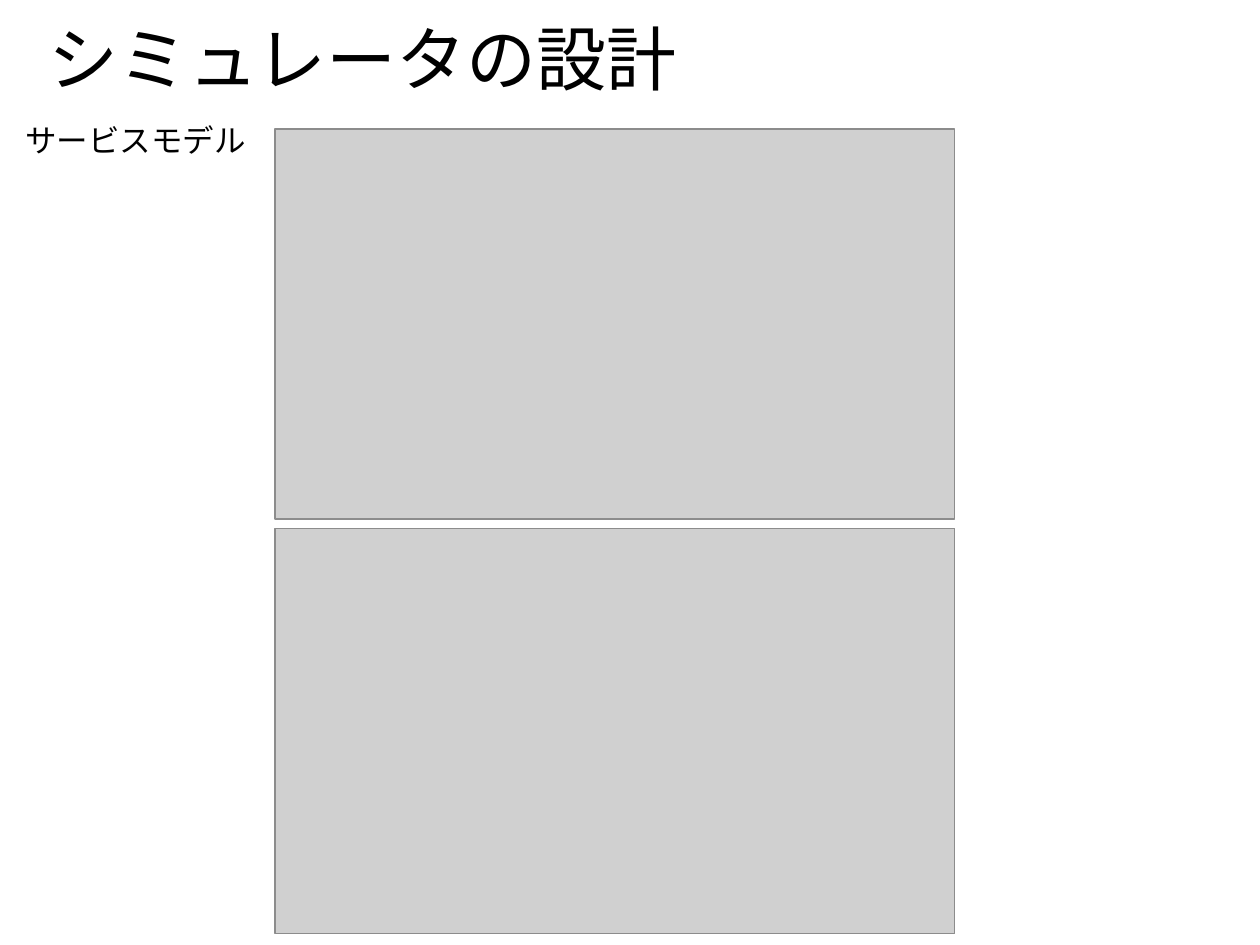
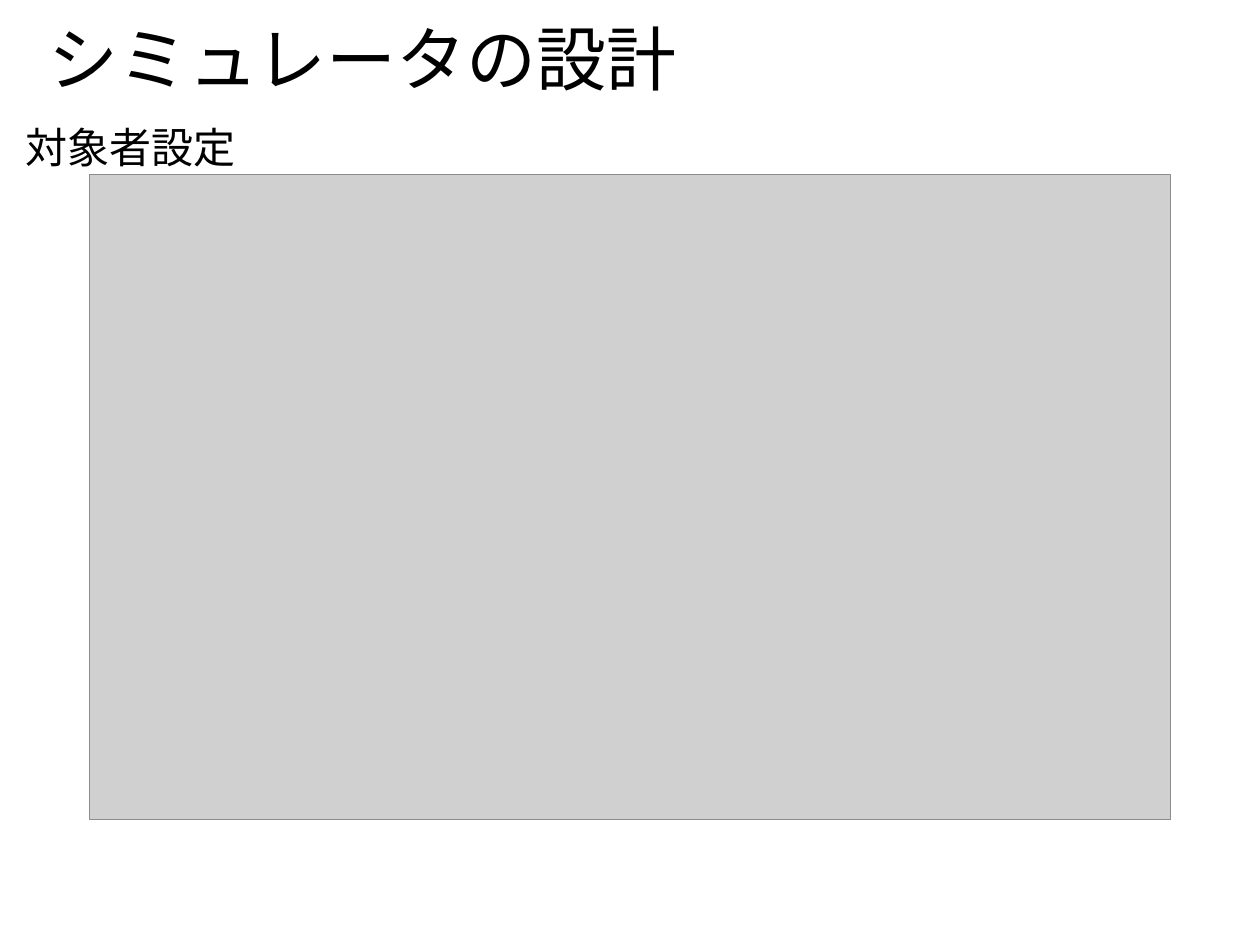
Before and after one commit to ao-megane/LplcOpenDataConverter, a slide deck: slide 12 of LplcOpenDataConverter/LplcOpenDataConverter/プレゼン/多地点カメラを用いた見守りサービスにおける第三者のプライバシデータ流出比の定量評価.pptx (slide 10 before the commit). Drawn at 1260x945 pixels with LibreOffice and Linux fonts; fonts in the diff are those of the drawing; grey boxes stand for pictures; background and template pictures are left out. Boxes give left, top, right and bottom in pixels: in the first picture for what was removed or moved away, otherwise in the second. Text is boxed around its words. In the diff, an @@ line names an element or a change of style, - is before the commit and + after.

```diff
--- a/LplcOpenDataConverter/LplcOpenDataConverter/プレゼン/多地点カメラを用いた見守りサービスにおける第三者のプライバシデータ流出比の定量評価.pptx
+++ b/LplcOpenDataConverter/LplcOpenDataConverter/プレゼン/多地点カメラを用いた見守りサービスにおける第三者のプライバシデータ流出比の定量評価.pptx
@@ text removed at (25, 125, 245, 154) @@
-サービスモデル
@@ text added at (25, 127, 235, 167), 24 pt, text #000000 @@
+対象者設定
@@ picture removed at (275, 129, 955, 519) @@
@@ picture: place and size @@
-picture at (275, 528, 955, 934)
+picture at (89, 175, 1171, 820)
```
Also in this commit, not shown: 11 other slides changed, 5 slides added, 1 slide removed, 1 other file.
